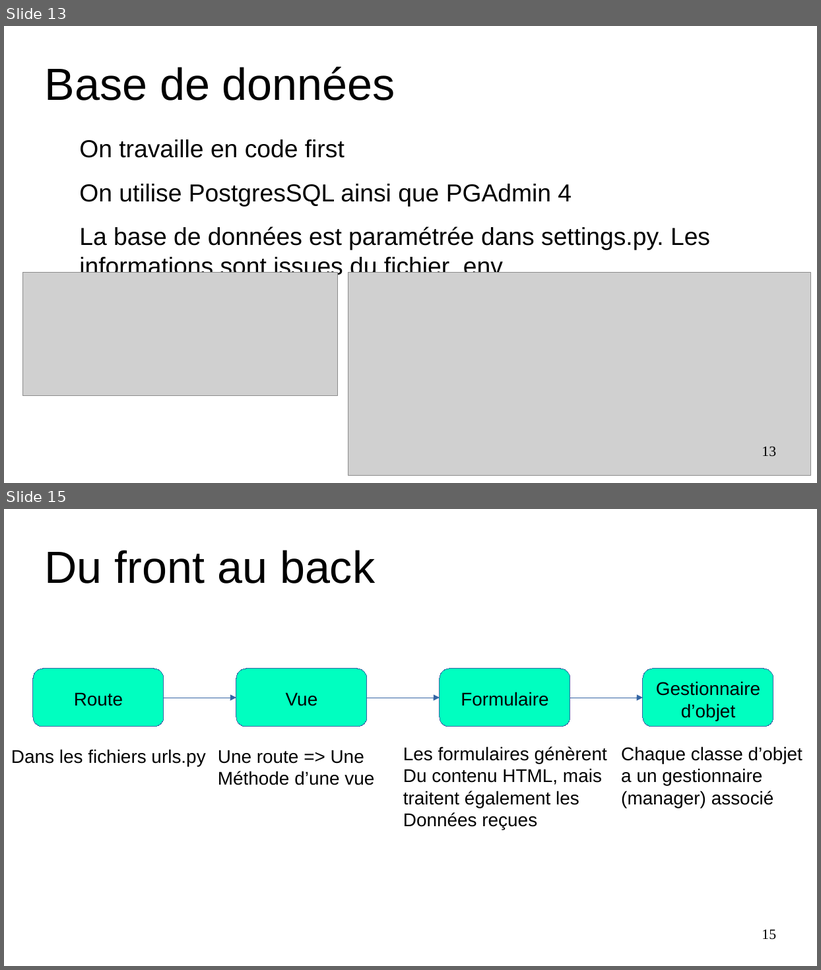
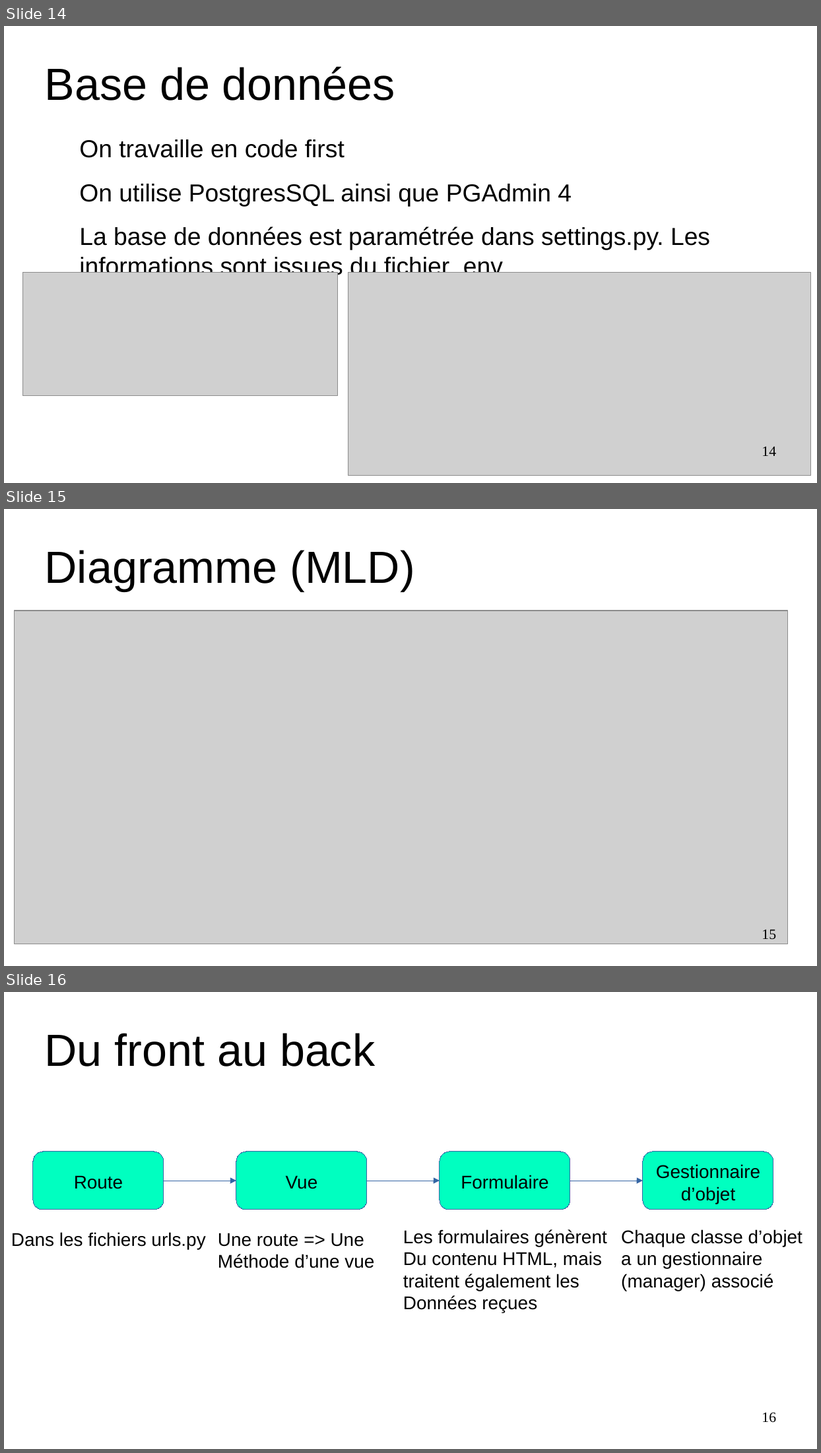
Before and after one commit to Myrrhe/aston-project-3, a slide deck: soutenance/res/rel/powerpoint_20230318.odp. Shown one above the other, each under a label of ours: slides 13 and 15 before the commit, slides 14, 15 and 16 after it; the slides between them are not shown. The pictures are 821x970 and 821x1453 pixels, drawn with LibreOffice and Linux fonts; fonts in the diff are those of the drawing; grey boxes stand for pictures. Boxes give left, top, right and bottom in pixels: in the first picture for what was removed or moved away, otherwise in the second. Text is boxed around its words. In the diff, an @@ line names an element or a change of style, - is before the commit and + after.

```diff
--- a/soutenance/res/rel/powerpoint_20230318.odp
+++ b/soutenance/res/rel/powerpoint_20230318.odp
@@ slide 15 added at [4,509,817,966], background #FFFFFF @@
@@ title added at [45,550,415,591], 44 pt, text #000000 @@
+Diagramme (MLD)
@@ picture added at [15,611,788,945] @@
@@ page number added at [762,929,776,940], 14 pt, text #000000 @@
+15
@@ what was slide 13 is now slide 14 @@
@@ page number at [762,446,776,456]: text changed @@
-13
+14
@@ what was slide 15 is now slide 16 @@
@@ page number at [762,1412,776,1423]: text changed @@
-15
+16
```
Also in this commit, not shown: 1 slide changed, 1 other slide added, 1 slide removed, 19 other files.
